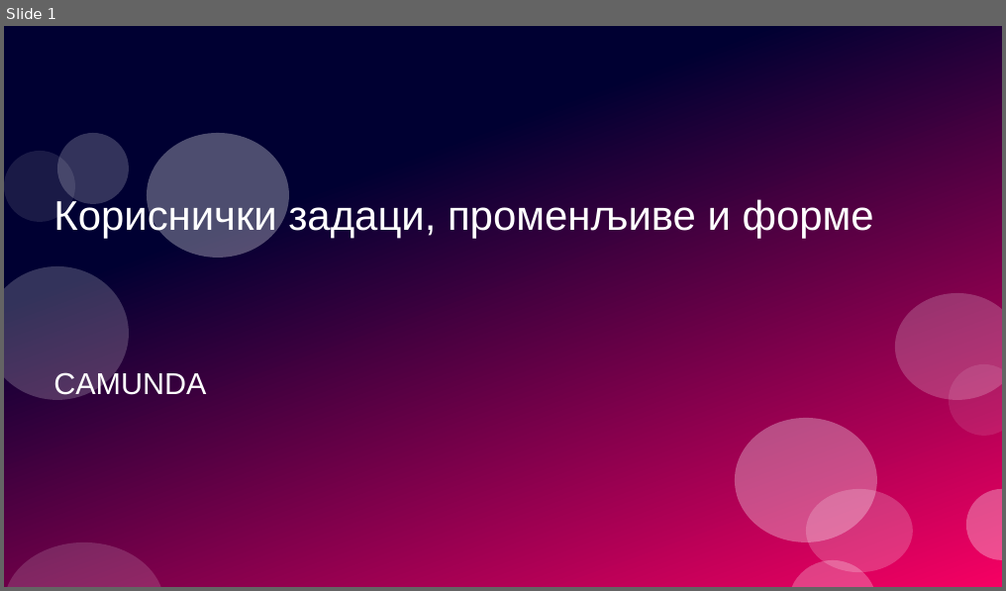
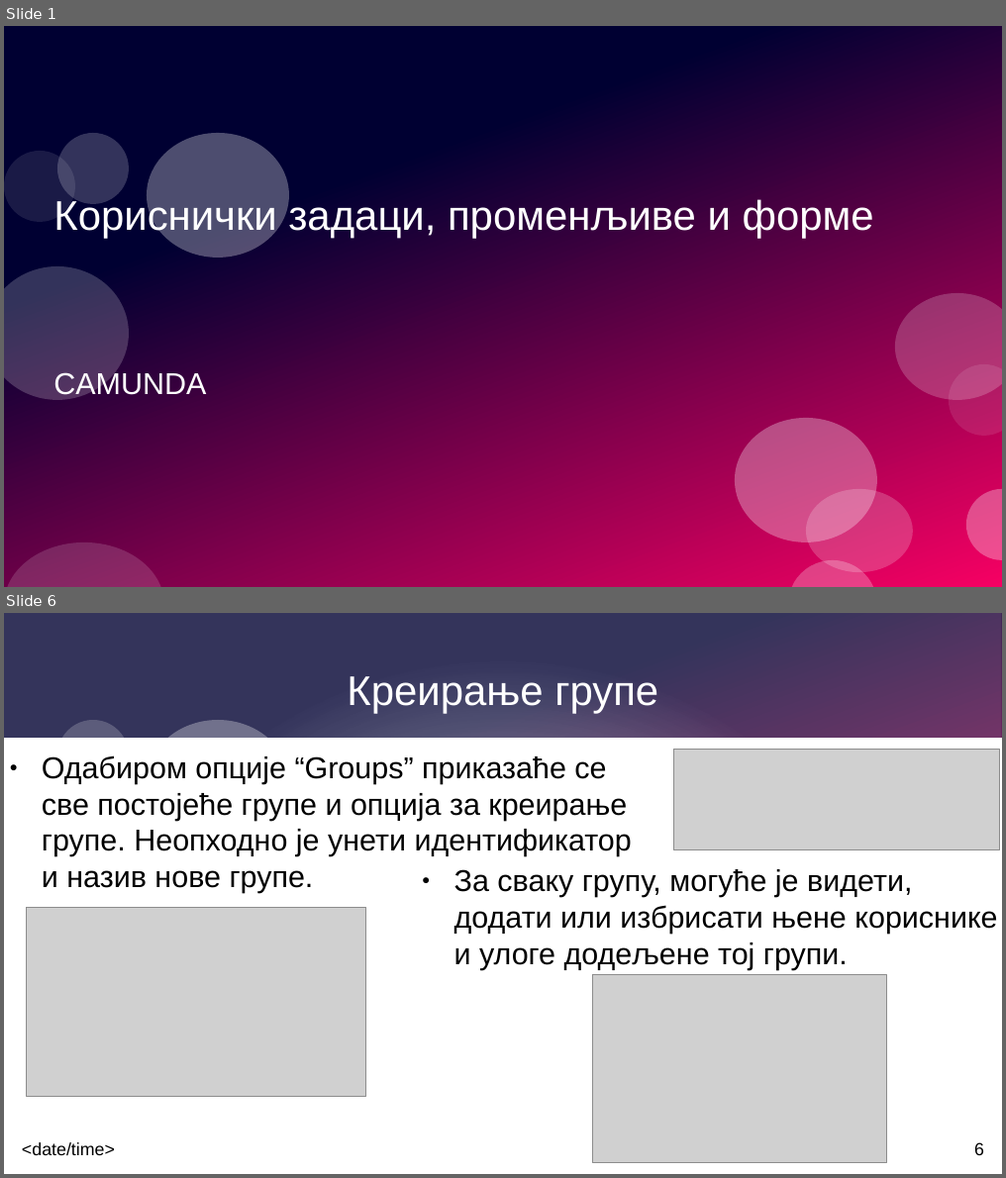
Before and after one commit to balsa-sarenac/upp, a slide deck: 2026-2027/vjezbe/class4/vezbe4.odp. Shown one above the other, each under a label of ours: slide 1 before the commit, slides 1 and 6 after it; the slides between them are not shown. The pictures are 1006x591 and 1006x1178 pixels, drawn with LibreOffice and Linux fonts; fonts in the diff are those of the drawing; grey boxes stand for pictures. Boxes give left, top, right and bottom in pixels: in the first picture for what was removed or moved away, otherwise in the second. Text is boxed around its words. In the diff, an @@ line names an element or a change of style, - is before the commit and + after.

```diff
--- a/2026-2027/vjezbe/class4/vezbe4.odp
+++ b/2026-2027/vjezbe/class4/vezbe4.odp
@@ slide 6 added at box(4, 613, 1002, 1174), background #FFFFFF; not listed: 3 template elements that a slide beside it also shows @@
@@ rectangle added at box(4, 613, 1001, 1174), fill gradient #FFFFFF @@
@@ title added at box(347, 676, 658, 713), 33 pt, text #FFFFFF @@
+Креирање групе
@@ ellipse added at box(148, 720, 289, 845), fill #FFFFFF at 30% opacity @@
@@ rectangle added at box(4, 738, 1002, 1174), fill #FFFFFF @@
@@ text added at box(42, 756, 632, 893), 24 pt, text #000000 @@
+● Одабиром опције “Groups” приказаће се све постојеће групе и опција за креирање групе. Неопходно је унети идентификатор и назив нове групе.
@@ picture added at box(673, 749, 1000, 851) @@
@@ text added at box(454, 869, 997, 969), 24 pt, text #000000 @@
+● За сваку групу, могуће је видети, додати или избрисати њене кориснике и улоге додељене тој групи.
@@ picture added at box(27, 907, 366, 1097) @@
@@ picture added at box(593, 975, 887, 1163) @@
@@ text added at box(22, 1143, 115, 1157), 14 pt, text #000000 @@
+<date/time>
@@ page number added at box(974, 1143, 984, 1156), 14 pt, text #000000 @@
+6
```
Also in this commit, not shown: 1 slide changed, 3 other slides added, 1 slide removed, 1 other file.
